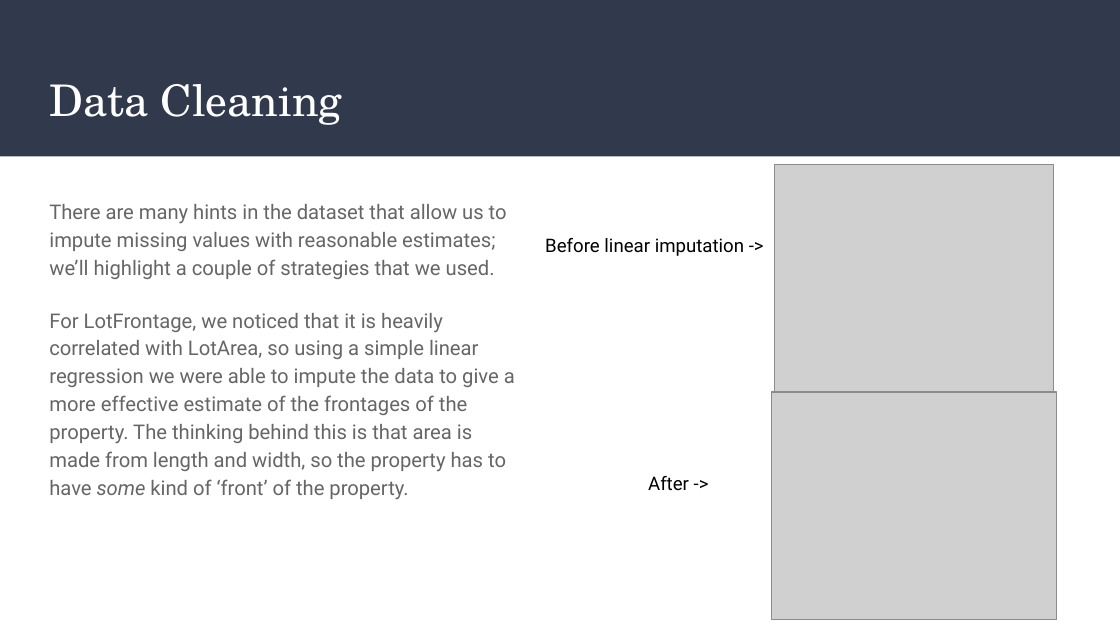
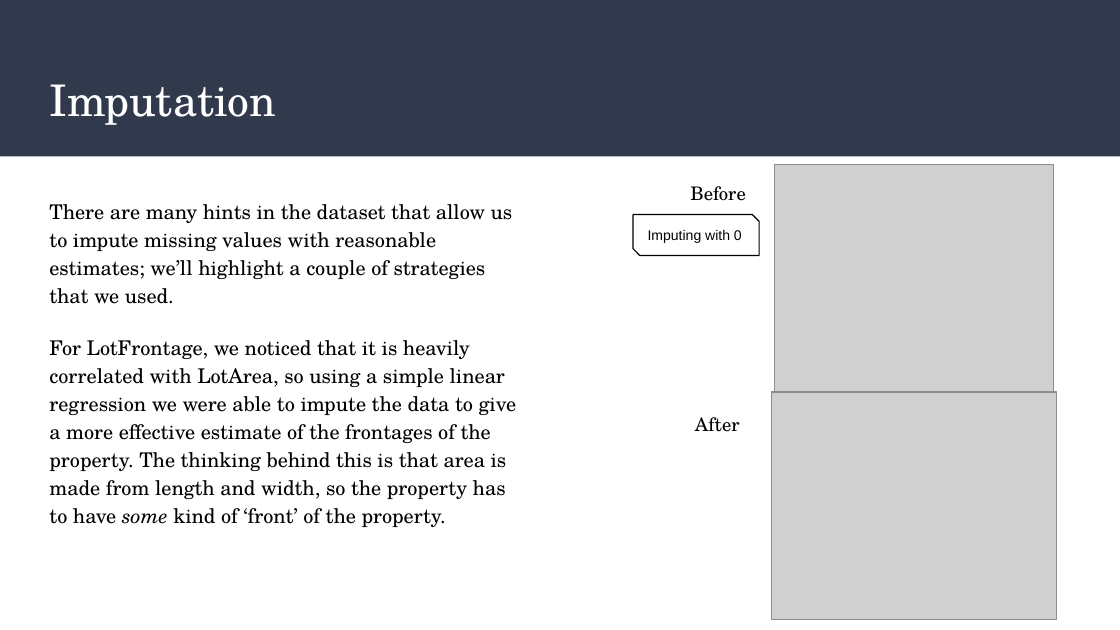
Before and after one commit to saudino480/machina_ex_kaggle, a slide deck: slide 4 of presentation/Machina-Ex-Kaggle Presentation_beta.pptx (slide 3 before the commit). Drawn at 1120x630 pixels with LibreOffice and Linux fonts; fonts in the diff are those of the drawing; grey boxes stand for pictures. Boxes give left, top, right and bottom in pixels: in the first picture for what was removed or moved away, otherwise in the second. Text is boxed around its words. In the diff, an @@ line names an element or a change of style, - is before the commit and + after.

```diff
--- a/presentation/Machina-Ex-Kaggle Presentation_beta.pptx
+++ b/presentation/Machina-Ex-Kaggle Presentation_beta.pptx
@@ title at (x1=49, y1=84, x2=276, y2=125): text changed @@
-Data Cleaning
+Imputation
@@ text "There are many hints in ..." at (x1=49, y1=204, x2=517, y2=527): font Roboto to TeX Gyre Schola, text colour #666666 to #000000 @@
@@ text added at (x1=690, y1=186, x2=746, y2=201), 12 pt, text #000000 @@
+Before
@@ text removed at (x1=545, y1=238, x2=744, y2=256) @@
-Before linear imputation ->
@@ snip diag rect added at (x1=633, y1=215, x2=759, y2=256), outline #000000 0.75 pt, 9 pt, text #000000 @@
+Imputing with 0
@@ text at (x1=695, y1=417, x2=740, y2=432): text changed; font Roboto to TeX Gyre Schola @@
-After ->
+After
```
Also in this commit, not shown: 11 other slides changed, 1 slide added, 2 other files.
